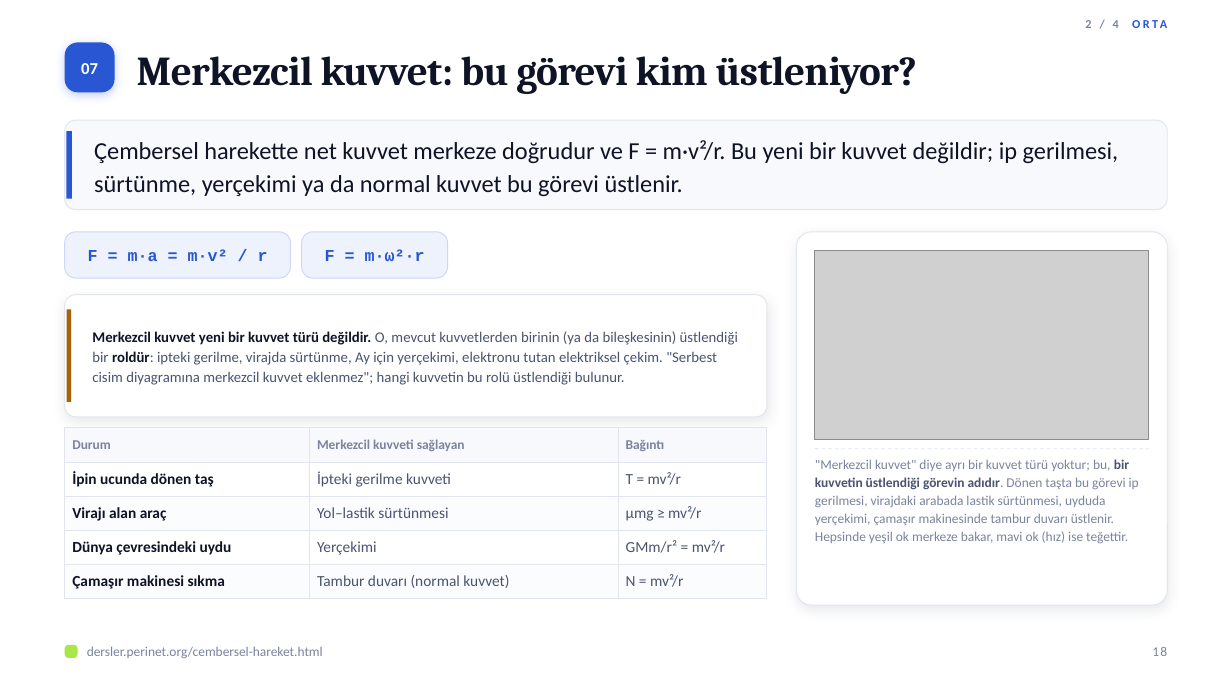
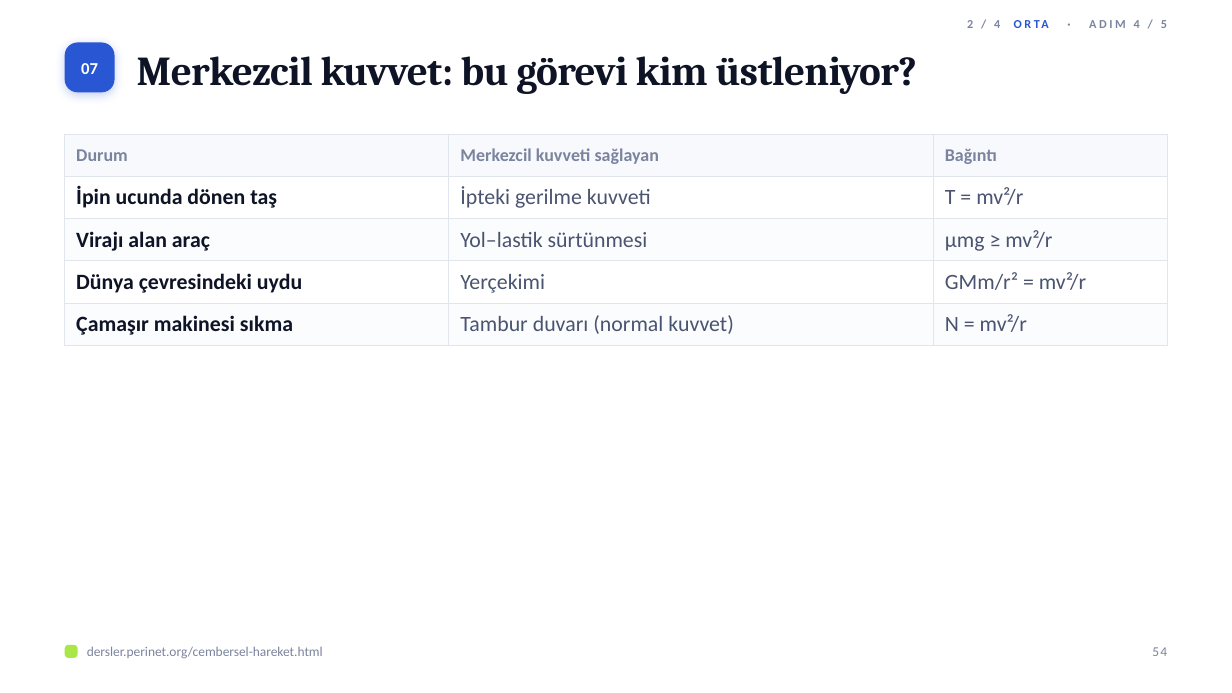
Before and after one commit to elestirmen/dersler, a slide deck: slide 54 of dist/sunum/cembersel-hareket.pptx (slide 18 before the commit). Drawn at 1232x693 pixels with LibreOffice and Linux fonts; fonts in the diff are those of the drawing; grey boxes stand for pictures. Boxes give left, top, right and bottom in pixels: in the first picture for what was removed or moved away, otherwise in the second. Text is boxed around its words. In the diff, an @@ line names an element or a change of style, - is before the commit and + after.

```diff
--- a/dist/sunum/cembersel-hareket.pptx
+++ b/dist/sunum/cembersel-hareket.pptx
@@ text at (967,20,1167,28): text changed; text colour #2957D4 to #7B849E @@
-2 / 4 ORTA
+2 / 4 ORTA · ADIM 4 / 5
@@ table at (65,134,1167,339) @@
@@ size 10.5 to 14 pt in "Durum", "Merkezcil kuvveti sağlayan", "Bağıntı" @@
@@ size 12 to 17 pt in "İpin ucunda dönen taş", "İpteki gerilme kuvveti", "T = mv²/r", "Virajı alan araç" and 8 more places @@
@@ table: place and size @@
-table at (65,428,767,593)
+table at (65,134,1167,339)
@@ rounded rectangle removed at (65,120,1167,210) @@
@@ rectangle removed at (67,131,72,199) @@
@@ text removed at (94,140,1119,197) @@
-Çembersel harekette net kuvvet merkeze doğrudur ve F = m·v²/r. Bu yeni bir kuvvet değildir; ip gerilmesi, sürtünme, yerçekimi ya da normal kuvvet bu görevi üstlenir.
@@ rounded rectangle removed at (65,232,290,278) @@
@@ rounded rectangle removed at (301,232,447,278) @@
@@ rounded rectangle removed at (797,232,1167,605) @@
@@ text removed at (88,249,268,261) @@
-F = m·a = m·v² / r
@@ text removed at (325,249,425,261) @@
-F = m·ω²·r
@@ picture removed at (815,250,1149,440) @@
@@ rounded rectangle removed at (65,295,767,417) @@
@@ rectangle removed at (67,310,71,402) @@
@@ text removed at (92,331,738,385) @@
-Merkezcil kuvvet yeni bir kuvvet türü değildir. O, mevcut kuvvetlerden birinin (ya da bileşkesinin) üstlendiği bir roldür: ipteki gerilme, virajda sürtünme, Ay için yerçekimi, elektronu tutan elektriksel çekim. "Serbest cisim diyagramına merkezcil kuvvet eklenmez"; hangi kuvvetin bu rolü üstlendiği bulunur.
@@ line removed from (815, 449) to (1149, 449) @@
@@ text removed at (815,459,1139,543) @@
-"Merkezcil kuvvet" diye ayrı bir kuvvet türü yoktur; bu, bir kuvvetin üstlendiği görevin adıdır. Dönen taşta bu görevi ip gerilmesi, virajdaki arabada lastik sürtünmesi, uyduda yerçekimi, çamaşır makinesinde tambur duvarı üstlenir. Hepsinde yeşil ok merkeze bakar, mavi ok (hız) ise teğettir.
@@ text at (1152,647,1167,656): text changed @@
-18
+54
```
Also in this commit, not shown: 28 other slides changed, 92 slides added, 8 slides removed, 22 other files.
